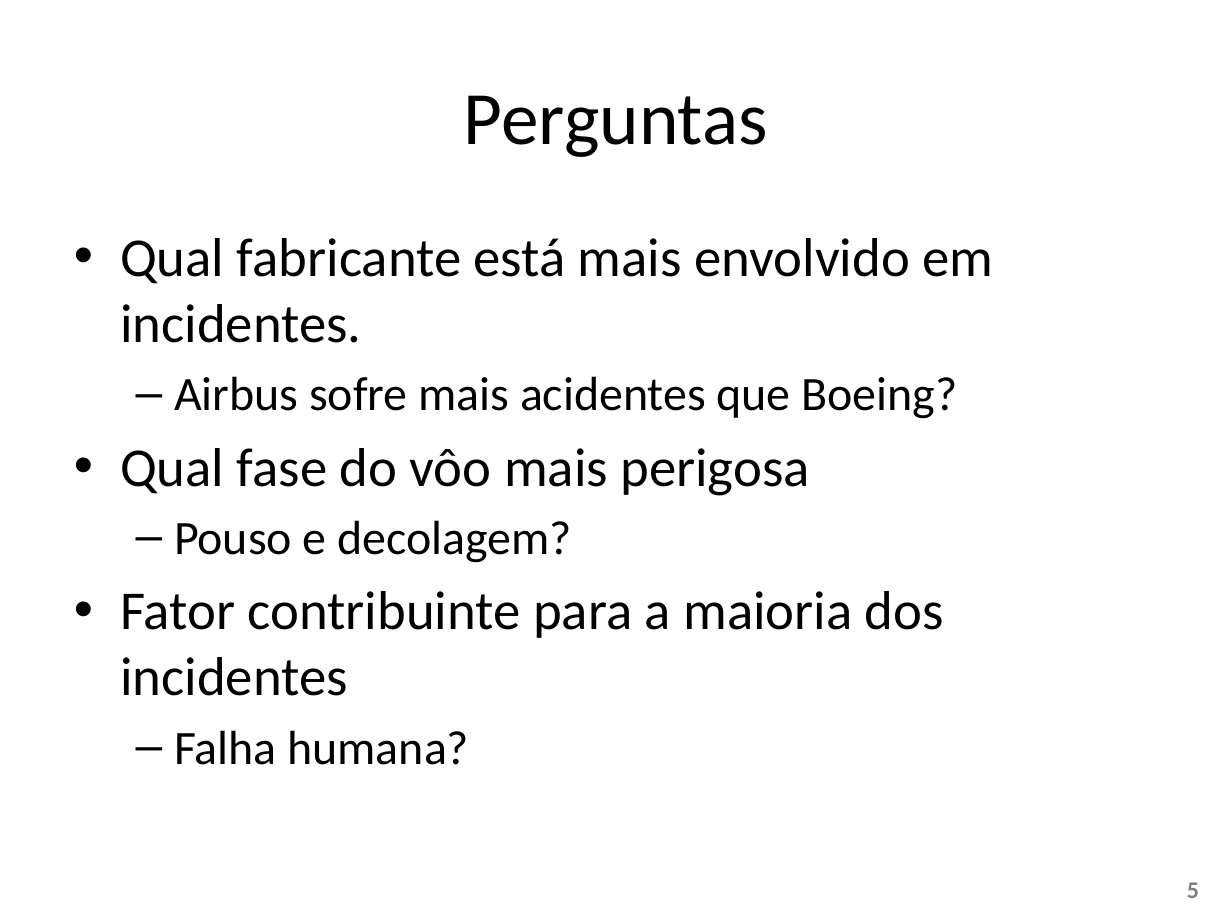
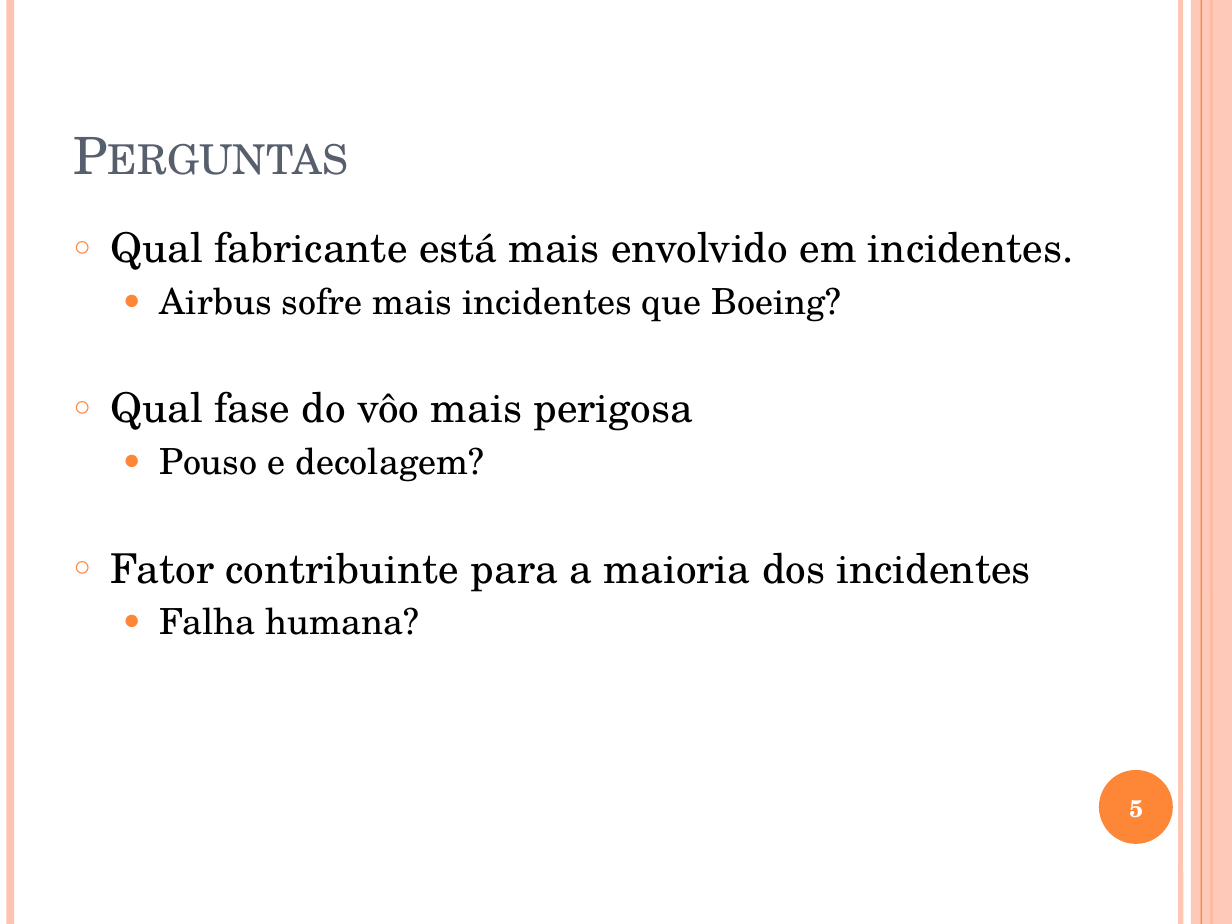
Before and after one commit to W3SS/ciencia-dados, a slide deck: slide 5 of apresentacao ciencia dados.pptx. Drawn at 1232x924 pixels with LibreOffice and Linux fonts; fonts in the diff are those of the drawing. Boxes give left, top, right and bottom in pixels: in the first picture for what was removed or moved away, otherwise in the second. Text is boxed around its words. In the diff, an @@ line names an element or a change of style, - is before the commit and + after.

```diff
--- a/apresentacao ciencia dados.pptx
+++ b/apresentacao ciencia dados.pptx
@@ line added from (10, 0) to (10, 924), #FEC3AE 4.5 pt @@
@@ line added from (1180, 0) to (1180, 924), #FEC3AE 3 pt @@
@@ rectangle added at (1191, 0, 1232, 924), fill #FEC3AE at 87% opacity @@
@@ line added from (1201, 0) to (1201, 924), #FE8637 0.75 pt @@
@@ line added from (1211, 0) to (1211, 924), #FE8637 1.5 pt @@
@@ title "Perguntas" at (62, 37, 1068, 191): size 44 to 30 pt, font Calibri to TeX Gyre Schola, text colour #000000 to #575F6D, small capitals on; alignment centre to left; vertical alignment middle to bottom @@
@@ text at (111, 231, 1074, 635): size 32 to 24 pt in "Qual fabricante está mais envolvido em incidentes.", "Qual fase do vôo mais perigosa", "Fator contribuinte para a maioria dos incidentes"; font Calibri to TeX Gyre Schola in "Qual fabricante está mais envolvido em incidentes.", "Qual fase do vôo mais perigosa", "Pouso e decolagem?", "Fator contribuinte para a maioria dos incidentes" and 1 more places; size 28 to 21 pt in "Pouso e decolagem?", "Falha humana?"; bullet • to ○; bullet – to ●; less space between paragraphs @@
@@ text at (160, 287, 841, 322): text changed; size 28 to 21 pt; font Calibri to TeX Gyre Schola @@
-  – Airbus sofre mais acidentes que Boeing?
+  ● Airbus sofre mais incidentes que Boeing?
@@ page number: place and size @@
-page number at (1187, 882, 1199, 898)
+page number at (1129, 800, 1143, 818)
@@ page number at (1129, 800, 1143, 818): font Calibri to TeX Gyre Schola, text colour #808080 to #FFFFFF; alignment right to centre @@
@@ ellipse added at (1099, 770, 1173, 844), fill #FE8637 @@
```
Also in this commit, not shown: 13 other slides changed, 1 slide added.
